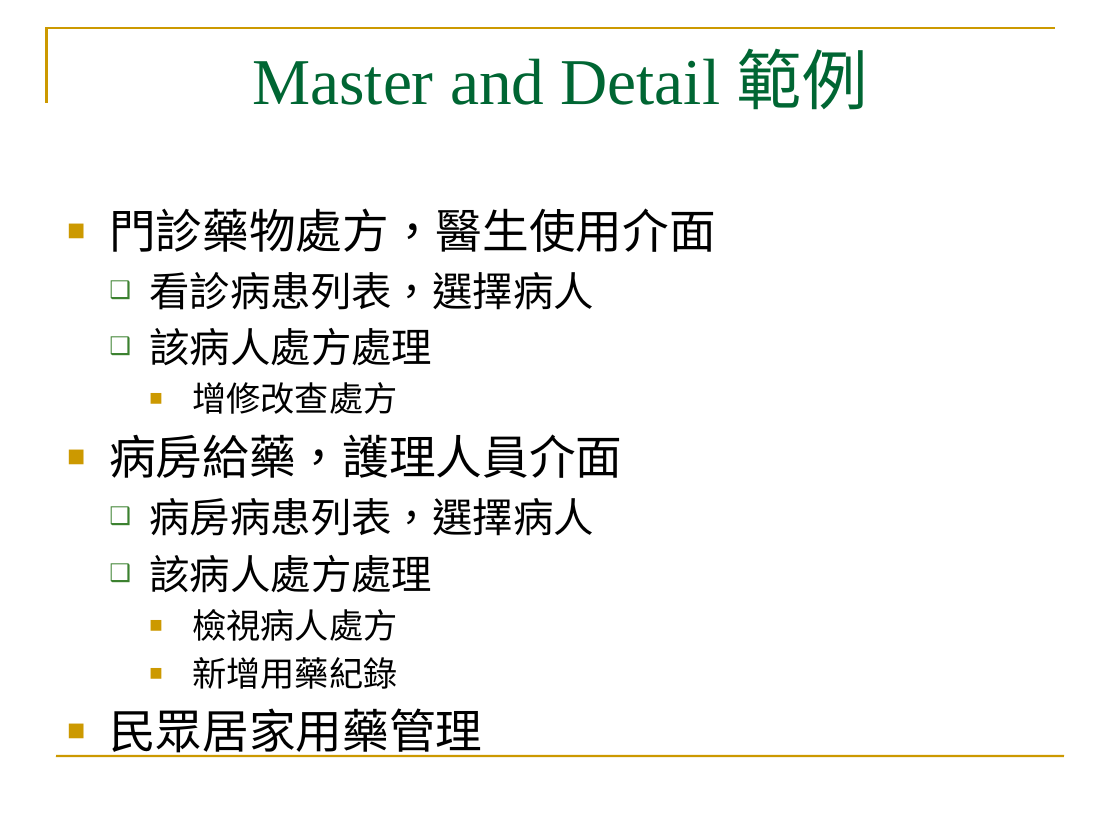
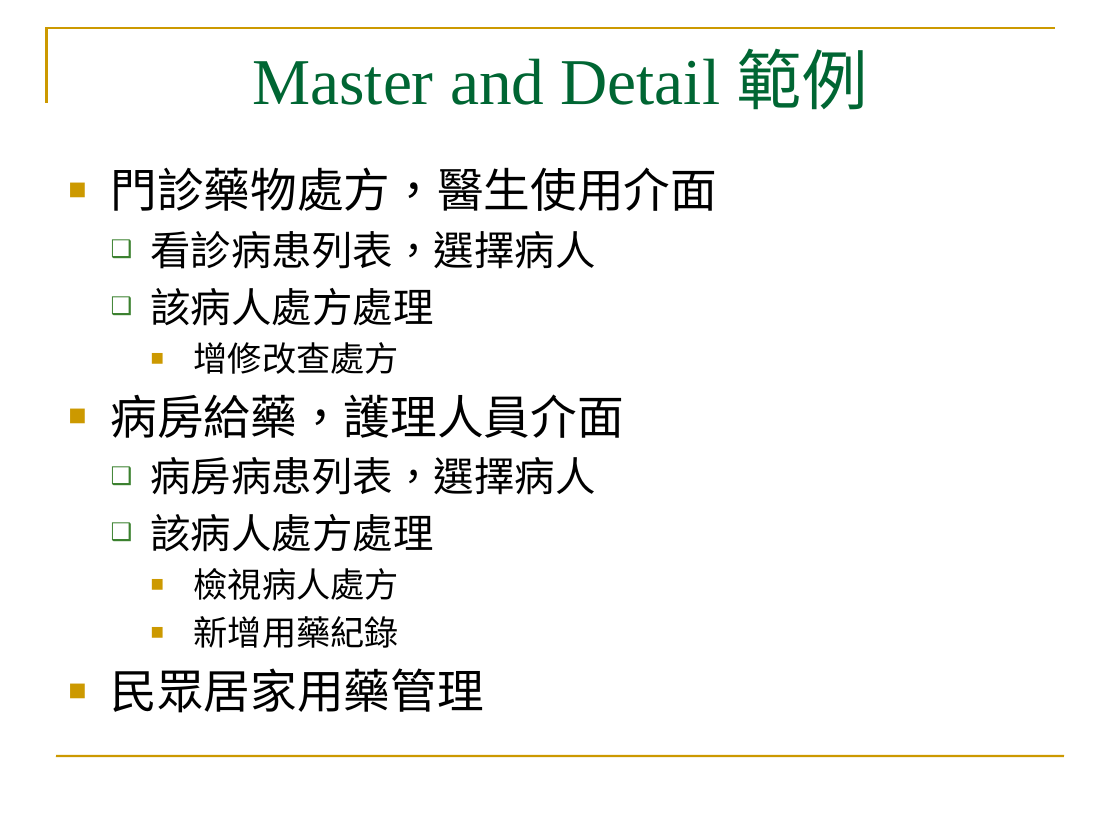
Before and after one commit to mos2718/W1, a slide deck: slide 3 of MasterDetail/Master_Detail 2019.pptx. Drawn at 1120x840 pixels with LibreOffice and Linux fonts; fonts in the diff are those of the drawing. Boxes give left, top, right and bottom in pixels: in the first picture for what was removed or moved away, otherwise in the second. Text is boxed around its words. In the diff, an @@ line names an element or a change of style, - is before the commit and + after.

```diff
--- a/MasterDetail/Master_Detail 2019.pptx
+++ b/MasterDetail/Master_Detail 2019.pptx
@@ text "門診藥物處方，醫生使用介面" moved from (x1=109, y1=208, x2=715, y2=757) to (x1=111, y1=167, x2=717, y2=713) @@
```
Also in this commit, not shown: 3 other slides changed, 1 slide added, 1 other file.
